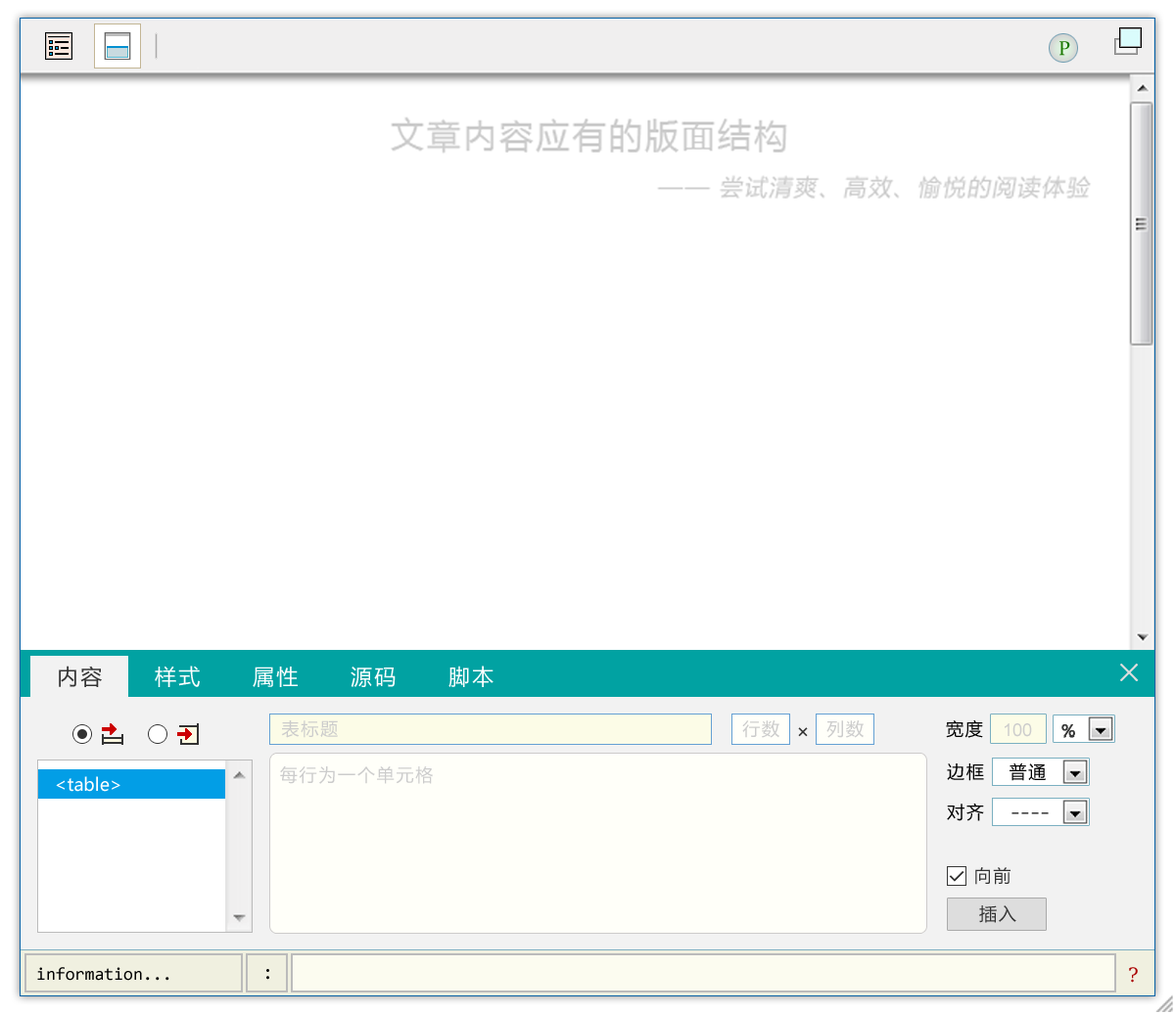
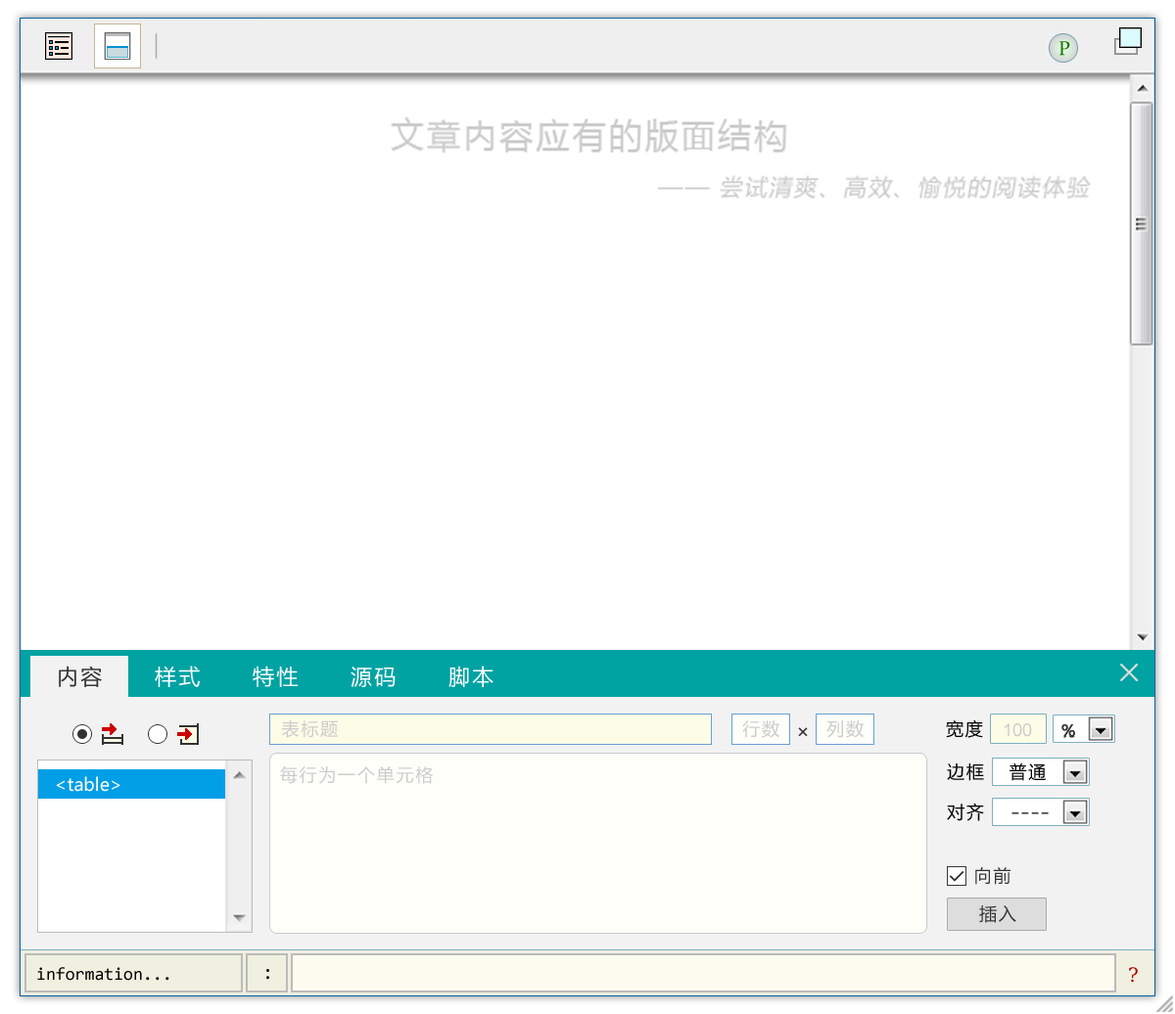
Revision of a layered 1175x1014 image; what changed, layer by layer:
renamed "属性" to "特性", painted on it over [252, 665, 275, 688]
